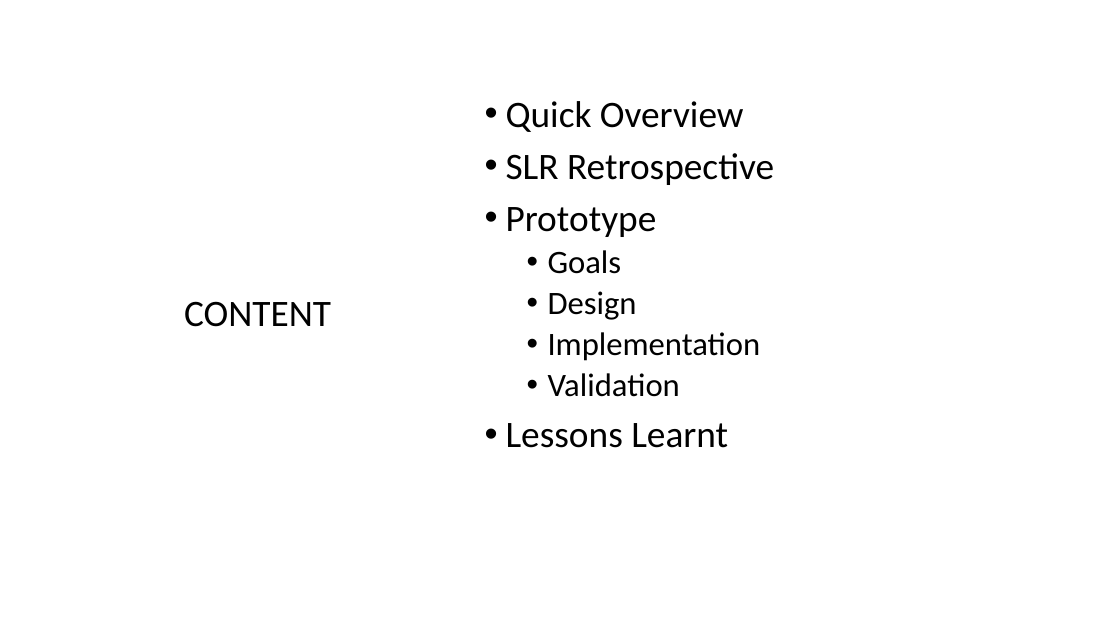
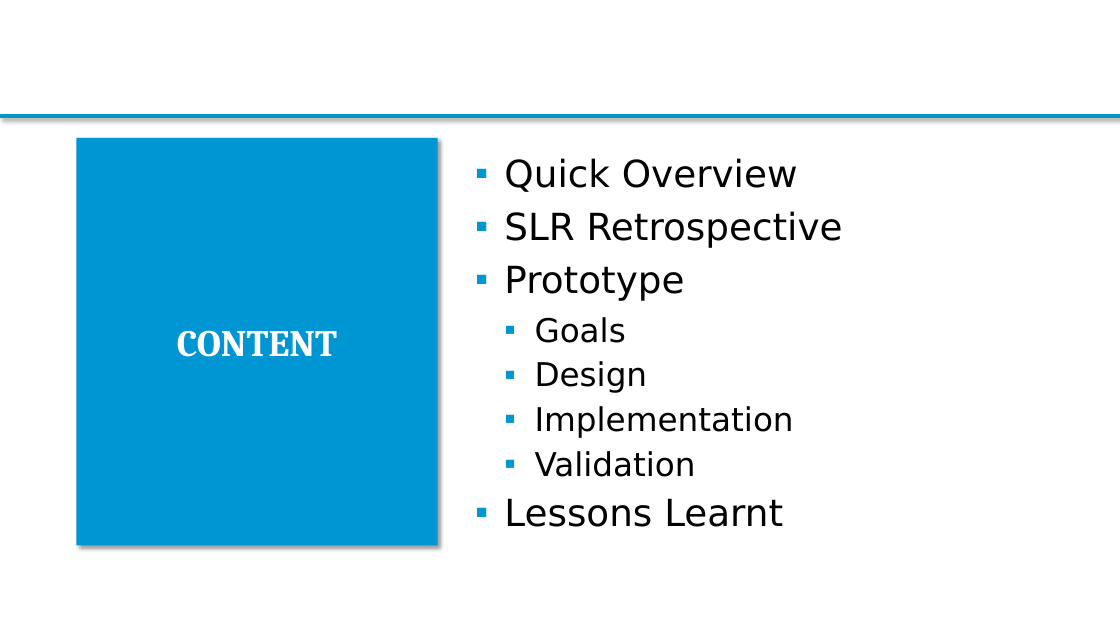
Before and after one commit to Bimi1804/BiT-ReNU, a slide deck: slide 2 of MasterThesis_Presentation2_MarkusBimassl.pptx. Drawn at 1120x630 pixels with LibreOffice and Linux fonts; fonts in the diff are those of the drawing; background and template pictures are left out. Boxes give left, top, right and bottom in pixels: in the first picture for what was removed or moved away, otherwise in the second. Text is boxed around its words. In the diff, an @@ line names an element or a change of style, - is before the commit and + after.

```diff
--- a/MasterThesis_Presentation2_MarkusBimassl.pptx
+++ b/MasterThesis_Presentation2_MarkusBimassl.pptx
@@ rectangle added at (0,115,1120,118), fill #0C94B7, outline #0096D3 1 pt @@
@@ title "CONTENT": place and size @@
-title "CONTENT" at (184,301,331,327)
+title "CONTENT" at (76,138,438,545)
@@ title "CONTENT" at (76,138,438,545): font Calibri to Cambria, text colour #000000 to #FFFFFF, bold on; line spacing 0.9 to 1; fill none to #0096D3; shadow on @@
@@ text "Quick Overview": place and size @@
-text "Quick Overview" at (506,101,774,448)
+text "Quick Overview" at (504,158,843,527)
@@ text "Quick Overview" at (504,158,843,527): font Calibri to DejaVu Sans; bullet • to ▪; line spacing 0.9 to 1; less space between paragraphs; vertical alignment top to middle @@
```
Also in this commit, not shown: 42 other slides changed, 5 slides added.
